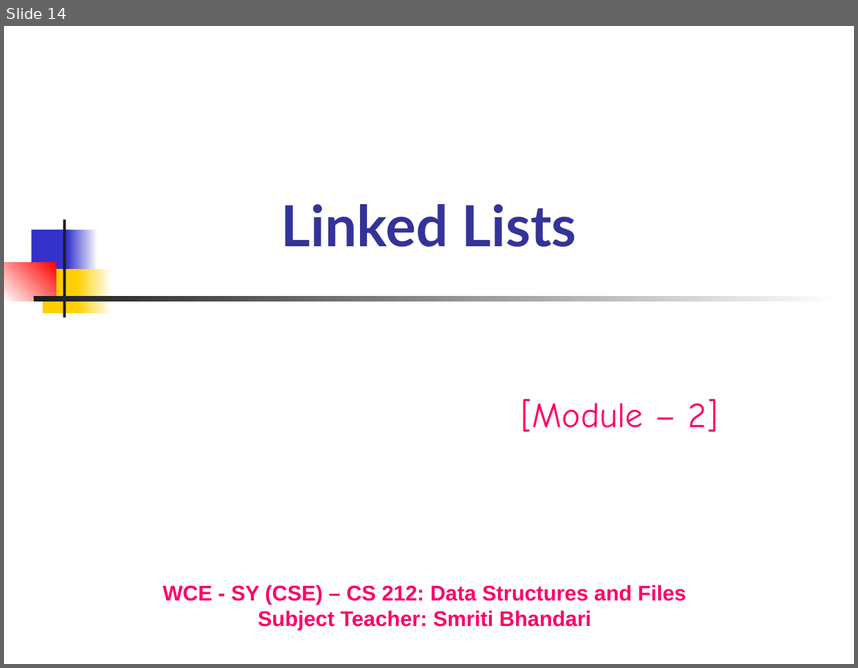
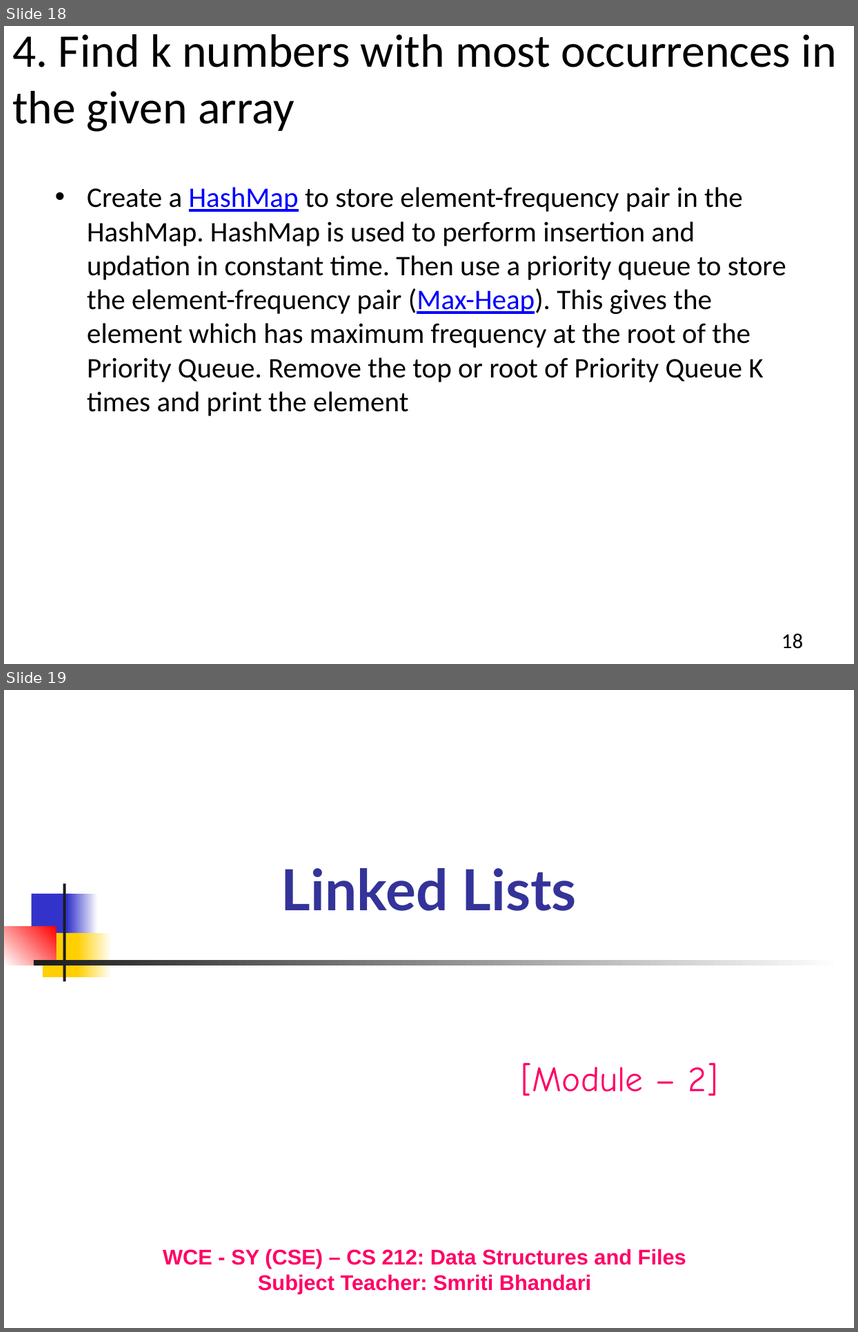
Before and after one commit to Aashishsharma/Learnings, a slide deck: DS and Algo/DS.pptx. Shown one above the other, each under a label of ours: slide 14 before the commit, slides 18 and 19 after it. The pictures are 858x668 and 858x1332 pixels, drawn with LibreOffice and Linux fonts; fonts in the diff are those of the drawing. Boxes give left, top, right and bottom in pixels: in the first picture for what was removed or moved away, otherwise in the second. Text is boxed around its words. In the diff, an @@ line names an element or a change of style, - is before the commit and + after.

```diff
--- a/DS and Algo/DS.pptx
+++ b/DS and Algo/DS.pptx
@@ slide 18 added at (4, 26, 854, 664), background #FFFFFF @@
@@ title added at (12, 34, 837, 132), 39.6 pt, text #000000 @@
+4. Find k numbers with most occurrences in the given array
@@ text added at (87, 187, 786, 416), 24 pt, text #000000 @@
+• Create a HashMap to store element-frequency pair in the HashMap. HashMap is used to perform insertion and updation in constant time. Then use a priority queue to store the element-frequency pair (Max-Heap). This gives the element which has maximum frequency at the root of the Priority Queue. Remove the top or root of Priority Queue K times and print the element
@@ page number added at (782, 633, 803, 648), 18 pt, text #000000 @@
+18
@@ what was slide 14 is now slide 19 @@
```
Also in this commit, not shown: 2 slides changed, 7 other slides added, 2 other files.
